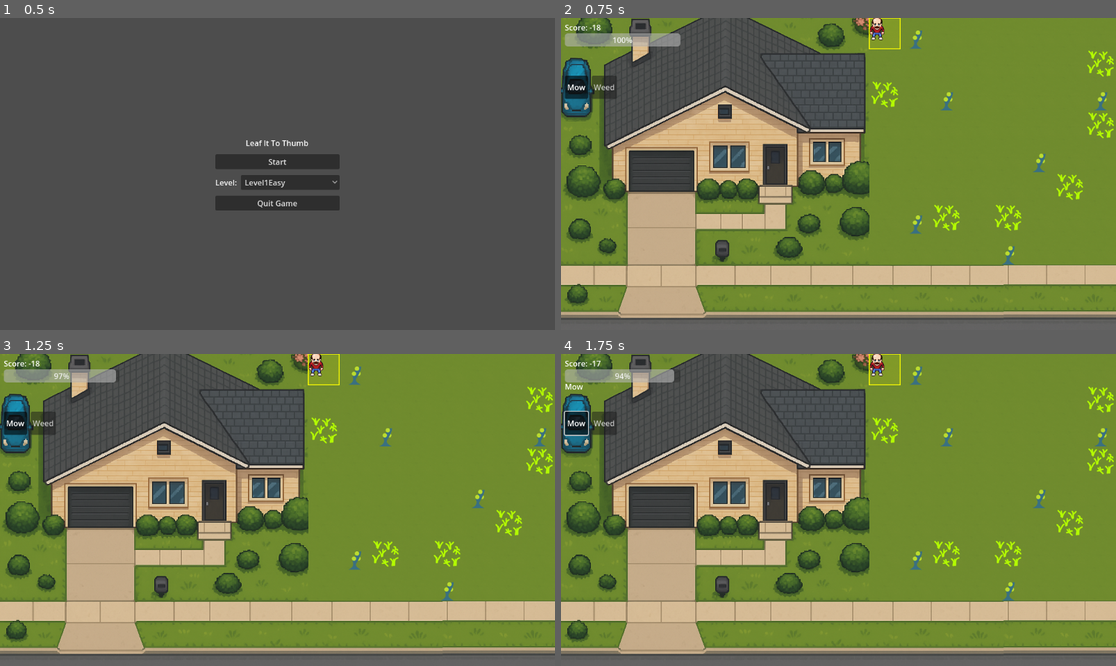
Above: before the commit, frames 1-4 (two rows, left to right).
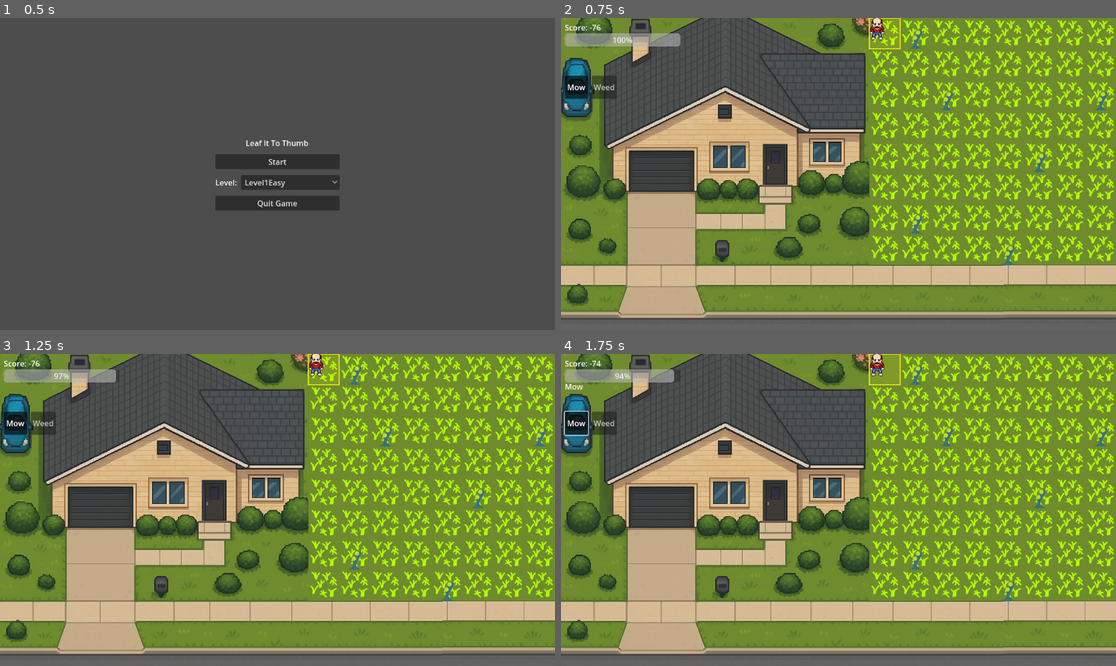
Above: after the commit, the same moments.

Repository: mcelroyian/lawndemonium
Game: Godot game, scene res://scenes/StartScreen.tscn
The game is run twice, just before and just after one commit, with the same random seed, the same clock (stepped at 60 frames per second) and the same inputs.
Inputs:
- Up to frame 1 (0.5 s): no input
- Up to frame 2 (0.75 s): click "Start" at 0.5 s
- Up to frame 3 (1.25 s): no input
- Up to frame 4 (1.75 s): click "Mow" at 1.25 s

Frame 1 is identical in both runs. In frame 2, 7.9% of the frame differs, in the area x 5-100%, y 0-79%; in frame 3, 7.9%; in frame 4, 7.8%.

Commit message:
Refactor grass and weed management: update tile states, adjust spawn probabilities, and rename constants for clarity

Diff:
--- a/levels/Level1Easy.tres
+++ b/levels/Level1Easy.tres
@@ -1,16 +1,17 @@
-[gd_resource type="Resource" load_steps=2 format=3]
+[gd_resource type="Resource" script_class="LevelConfig" load_steps=2 format=3 uid="uid://h3l4m8hlwmqu"]
 
-[ext_resource path="res://scripts/LevelConfig.gd" type="Script" id=1]
+[ext_resource type="Script" uid="uid://bw145pqrrhiow" path="res://scripts/LevelConfig.gd" id="1"]
 
 [resource]
 script = ExtResource("1")
 weed_spawn_mode = "absolute"
-# A gentle spawn rate per tick (see weed_tick_interval_sec)
-weed_spawn_chance = 0.02
+weed_spawn_chance = 0.1
 weed_spawn_multiplier = 1.0
 weed_spawn_ratio = 0.0
 weed_tick_interval_sec = 9999.0
 weed_respawn_cooldown_sec = 6.0
 grass_tick_interval_sec = 9999.0
-p_good_to_ok = 0.02
-p_ok_to_bad = 0.01
+p_mown_to_grown = 0.05
+start_all_bad = false
+start_weed_count = -1
+start_bad_count = -1
--- a/levels/Level2Medium.tres
+++ b/levels/Level2Medium.tres
@@ -11,8 +11,7 @@
 weed_tick_interval_sec = 3.0
 weed_respawn_cooldown_sec = 8.0
 grass_tick_interval_sec = 3.0
-p_good_to_ok = 0.05
-p_ok_to_bad = 0.03
+p_mown_to_grown = 0.05
 start_all_bad = false
 start_weed_count = -1
 start_bad_count = -1
--- a/levels/Level3AllBadNoWeeds.tres
+++ b/levels/Level3AllBadNoWeeds.tres
@@ -13,11 +13,10 @@
 weed_tick_interval_sec = 9999.0
 weed_respawn_cooldown_sec = 6.0
 grass_tick_interval_sec = 9999.0
-# No decay needed here, but keep tiny values harmlessly
-p_good_to_ok = 0.0
-p_ok_to_bad = 0.0
+# No regrowth needed here
+p_mown_to_grown = 0.0
 
-# Initial state: All BAD, no weeds
+# Initial state: All GROWN, no weeds
 start_all_bad = true
 start_weed_count = 0
 start_bad_count = 64
--- a/scenes/Main.tscn
+++ b/scenes/Main.tscn
@@ -4323,7 +4323,7 @@
 z_index = 20
 sprite_frames = SubResource("SpriteFrames_q8u5g")
 animation = &"spellcast_south"
-frame_progress = 0.165457
+frame_progress = 0.11879
 script = ExtResource("5_nxtc6")
 spritesheets_path = "res://assets"
 animation_data = SubResource("Resource_lhr70")
--- a/scripts/Board.gd
+++ b/scripts/Board.gd
@@ -6,14 +6,16 @@
 const GRID_SIZE: Vector2i = Vector2i(8, 8)
 const TILE: int = 64
 
-const BAD := 0
-const OK := 1
-const GOOD := 2
-const WEED := 3 # kept for atlas lookup, not stored in ground tiles
-const DIRT := 4
+const GROWN := 0
+const MOWN := 1
+const WEED := 2 # kept for atlas lookup, not stored in ground tiles
+const DIRT := 3
+
+# Temporary aliases for transition period (can be removed once UI/text fully updated)
+const BAD := GROWN
+const GOOD := MOWN
 
 const SCORE_BAD := -1
-const SCORE_OK := 0
 const SCORE_GOOD := 1
 const SCORE_WEED := -2
 
@@ -44,20 +46,18 @@
 # Mapping from our logical tile ids -> atlas coordinates.
 # Defaults to first 5 tiles on the top row. Configure in Inspector if desired.
 @export var tile_atlas_positions: Array[Vector2i] = [
-	Vector2i(0, 0), # BAD (uses grass-grown)
-	Vector2i(0, 0), # OK (uses grass-grown)
-	Vector2i(0, 0), # GOOD (now uses source index 1 at 0,0)
+	Vector2i(0, 0), # GROWN (grass-grown)
+	Vector2i(0, 0), # MOWN  (grass-mown)
 	Vector2i(0, 5), # WEED
 	Vector2i(0, 0)  # DIRT
 ]
 
 # Optional per-tile source selection (index into TileSet sources order).
-# 0 = first atlas source, 1 = second, etc. Defaults keep all on first source.
-# Set GOOD to 1 to use the new grass-mown tile in assets/tiles.tres.
+# 0 = first atlas source, 1 = second, etc.
+# Configure to use: source 2 = grass-grown, source 1 = grass-mown
 @export var tile_atlas_sources: Array[int] = [
-	2, # BAD -> use third atlas source (grass-grown)
-	1, # OK -> use third atlas source (grass-grown)
-	1, # GOOD -> use second atlas source (grass-mown)
+	2, # GROWN -> grass-grown (third atlas source)
+	1, # MOWN  -> grass-mown  (second atlas source)
 	0, # WEED
 	0  # DIRT
 ]
@@ -94,7 +94,7 @@
 		tiles[y] = []
 		tiles[y].resize(GRID_SIZE.x)
 		for x in range(tiles[y].size()):
-			tiles[y][x] = OK
+			tiles[y][x] = GROWN
 	weed_mask.resize(GRID_SIZE.y)
 	for y in range(weed_mask.size()):
 		weed_mask[y] = []
@@ -115,10 +115,10 @@
 	# If level config requests a specific initial state, honor it.
 	if cfg is LevelConfig:
 		if cfg.start_all_bad:
-			# All tiles BAD, no weeds
+			# All tiles GROWN, no weeds
 			for y in range(GRID_SIZE.y):
 				for x in range(GRID_SIZE.x):
-					set_tile(Vector2i(x, y), BAD)
+					set_tile(Vector2i(x, y), GROWN)
 					_set_weed(Vector2i(x, y), false)
 			emit_signal("score_changed", calc_score())
 			_redraw_all()
@@ -146,7 +146,7 @@
 		if coords.is_empty():
 			break
 		var p2: Vector2i = coords.pop_back()
-		set_tile(p2, BAD)
+		set_tile(p2, GROWN)
 	emit_signal("score_changed", calc_score())
 	_redraw_all()
 	_was_perfect = false
@@ -190,11 +190,9 @@
 			weed_block_until[p.y][p.x] = _now + cfg.weed_respawn_cooldown_sec
 			changed = true
 	else:
-		if t == BAD:
-			set_tile(p, OK)
-			changed = true
-		elif t == OK:
-			set_tile(p, GOOD)
+		# Mow once: GROWN -> MOWN; MOWN is no-op
+		if t == GROWN:
+			set_tile(p, MOWN)
 			changed = true
 	_check_advance_on_perfect()
 	return changed
@@ -206,7 +204,7 @@
 		for x in range(GRID_SIZE.x):
 			var p := Vector2i(x, y)
 			var t := get_tile(p)
-			if (t == BAD or t == OK) and not weed_mask[y][x]:
+			if (t == GROWN) and not weed_mask[y][x]:
 				# Respect cooldown
 				if _now < weed_block_until[y][x]:
 					continue
@@ -220,7 +218,7 @@
 		for x in range(GRID_SIZE.x):
 			var p := Vector2i(x, y)
 			var t := get_tile(p)
-			if (t == BAD or t == OK) and not weed_mask[y][x]:
+			if (t == GROWN) and not weed_mask[y][x]:
 				if _now >= weed_block_until[y][x]:
 					eligible.append(p)
 	if eligible.is_empty():
@@ -232,28 +230,24 @@
 	for i in range(min(spawn_count, eligible.size())):
 		_set_weed(eligible[i], true)
 
-func apply_grass_decay(p_good_to_ok: float, p_ok_to_bad: float) -> void:
+func apply_grass_decay(p_mown_to_grown: float) -> void:
 	var rng := RandomNumberGenerator.new()
 	rng.randomize()
 	for y in range(GRID_SIZE.y):
 		for x in range(GRID_SIZE.x):
 			var p := Vector2i(x, y)
 			var t := get_tile(p)
-			if t == GOOD and rng.randf() < clamp(p_good_to_ok, 0.0, 1.0):
-				set_tile(p, OK)
-			elif t == OK and rng.randf() < clamp(p_ok_to_bad, 0.0, 1.0):
-				set_tile(p, BAD)
+			if t == MOWN and rng.randf() < clamp(p_mown_to_grown, 0.0, 1.0):
+				set_tile(p, GROWN)
 
 func calc_score() -> int:
 	var s: int = 0
 	for y in range(GRID_SIZE.y):
 		for x in range(GRID_SIZE.x):
 			match tiles[y][x]:
-				GOOD:
+				MOWN:
 					s += SCORE_GOOD
-				OK:
-					s += SCORE_OK
-				BAD:
+				GROWN:
 					s += SCORE_BAD
 			if weed_mask[y][x]:
 				s += SCORE_WEED
@@ -262,12 +256,12 @@
 func is_perfect() -> bool:
 	# Consider the board "perfect enough" to advance when:
 	#  - There are no weeds anywhere, and
-	#  - There are no BAD tiles (OK and GOOD are allowed)
+	#  - There are no GROWN tiles
 	for y in range(GRID_SIZE.y):
 		for x in range(GRID_SIZE.x):
 			if weed_mask[y][x]:
 				return false
-			if tiles[y][x] == BAD:
+			if tiles[y][x] == GROWN:
 				return false
 	return true
 
@@ -281,12 +275,12 @@
 		_was_perfect = false
 
 func count_eligible_weed_tiles() -> int:
-	# Eligible tiles are those that can become weeds per rules: BAD or OK
+	# Eligible tiles are those that can become weeds: GROWN
 	var c: int = 0
 	for y in range(GRID_SIZE.y):
 		for x in range(GRID_SIZE.x):
 			var t: int = tiles[y][x]
-			if (t == BAD or t == OK) and not weed_mask[y][x]:
+			if (t == GROWN) and not weed_mask[y][x]:
 				c += 1
 	return c
 
@@ -308,11 +302,10 @@
 	# If not found, fall back to a minimal generated tileset so the game still runs.
 	if _atlas_source_id == -1:
 		var colors: Array = [
-			Color(0.55, 0.20, 0.20), # BAD - dull red/brown
-			Color(0.30, 0.60, 0.30), # OK - green
-			Color(0.10, 0.80, 0.10), # GOOD - bright green
-			Color(0.45, 0.10, 0.55), # WEED - purple
-			Color(0.45, 0.35, 0.25)  # DIRT - brown
+			Color(0.30, 0.60, 0.30), # GROWN - green
+			Color(0.10, 0.80, 0.10), # MOWN  - bright green
+			Color(0.45, 0.10, 0.55), # WEED  - purple
+			Color(0.45, 0.35, 0.25)  # DIRT  - brown
 		]
 		var tile_count := colors.size()
 		var atlas_img := Image.create(TILE * tile_count, TILE, false, Image.FORMAT_RGBA8)
@@ -428,4 +421,4 @@
 		apply_weed_rules(chance)
 
 func _tick_grass(cfg: LevelConfig) -> void:
-	apply_grass_decay(cfg.p_good_to_ok, cfg.p_ok_to_bad)
+	apply_grass_decay(cfg.p_mown_to_grown)
--- a/scripts/LevelConfig.gd
+++ b/scripts/LevelConfig.gd
@@ -17,9 +17,8 @@
 @export var weed_respawn_cooldown_sec: float = 6.0
 @export var grass_tick_interval_sec: float = 3.0
 
-# Grass decay probabilities per grass tick
-@export var p_good_to_ok: float = 0.05
-@export var p_ok_to_bad: float = 0.03
+# Grass regrowth probability per grass tick (mown -> grown)
+@export var p_mown_to_grown: float = 0.05
 
 # Initial board state overrides
 # If true, start with every tile as BAD and no weeds
--- a/scripts/Main.gd
+++ b/scripts/Main.gd
@@ -231,18 +231,15 @@
 			spawn_per_tick = float(eligible) * chance
 		weeds_per_sec = spawn_per_tick / max(0.001, cfg.weed_tick_interval_sec)
 
-		# Grass changes per second (expected decay)
-		var good_count := 0
-		var ok_count := 0
+		# Grass changes per second (expected regrowth: mown -> grown)
+		var mown_count := 0
 		var gs: Vector2i = board.GRID_SIZE
 		for y in range(gs.y):
 			for x in range(gs.x):
 				var id: int = board.get_tile(Vector2i(x, y))
-				if id == board.GOOD:
-					good_count += 1
-				elif id == board.OK:
-					ok_count += 1
-		var change_per_tick: float = float(good_count) * clamp(cfg.p_good_to_ok, 0.0, 1.0) + float(ok_count) * clamp(cfg.p_ok_to_bad, 0.0, 1.0)
+				if id == board.MOWN:
+					mown_count += 1
+		var change_per_tick: float = float(mown_count) * clamp(cfg.p_mown_to_grown, 0.0, 1.0)
 		grass_per_sec = change_per_tick / max(0.001, cfg.grass_tick_interval_sec)
 
 	var text := "Level: %s\nWeeds/s: %.2f\nGrass/s: %.2f" % [level_str, weeds_per_sec, grass_per_sec]
